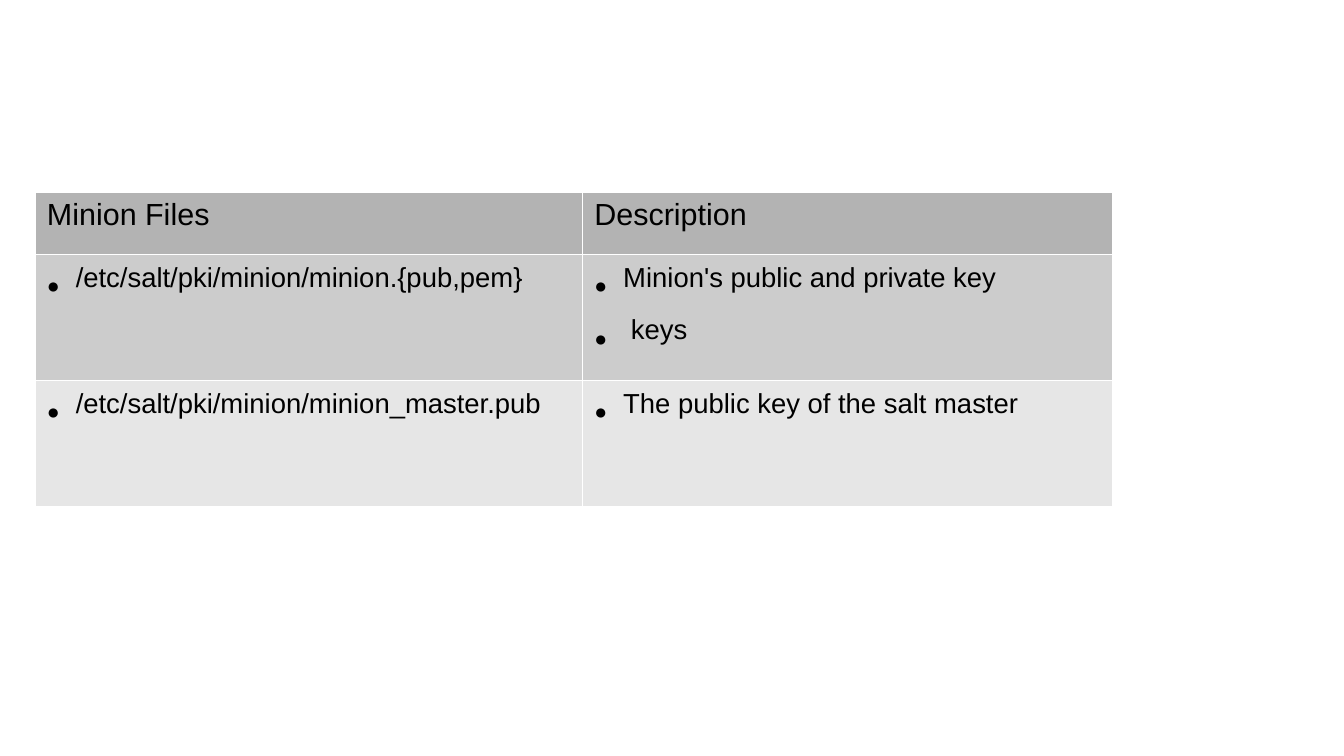
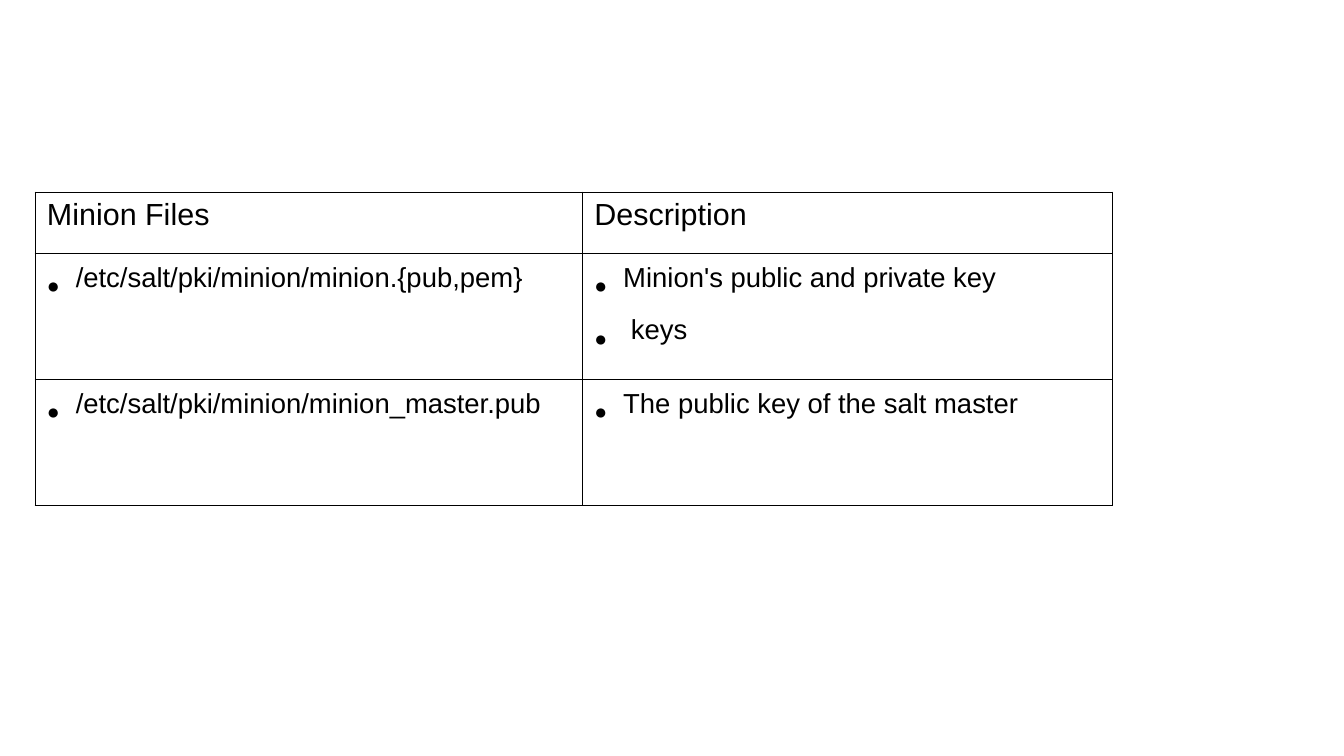
Before and after one commit to redmage123/Introduction-to-Saltstack, a slide deck: slide 45 of docs/Introduction-to-saltstack.odp. Drawn at 1344x756 pixels with LibreOffice and Linux fonts; fonts in the diff are those of the drawing; background and template pictures are left out. Boxes give left, top, right and bottom in pixels: in the first picture for what was removed or moved away, otherwise in the second. Text is boxed around its words. In the diff, an @@ line names an element or a change of style, - is before the commit and + after.

```diff
--- a/docs/Introduction-to-saltstack.odp
+++ b/docs/Introduction-to-saltstack.odp
@@ table at [35, 193, 1113, 490] @@
@@ fill #B3B3B3 to none in row 1 @@
@@ fill #CCCCCC to none in row 2 @@
@@ fill #E6E6E6 to none in row 3 @@
@@ borders changed @@
```
Also in this commit, not shown: 20 other slides changed, 41 slides added, 3 other files.
